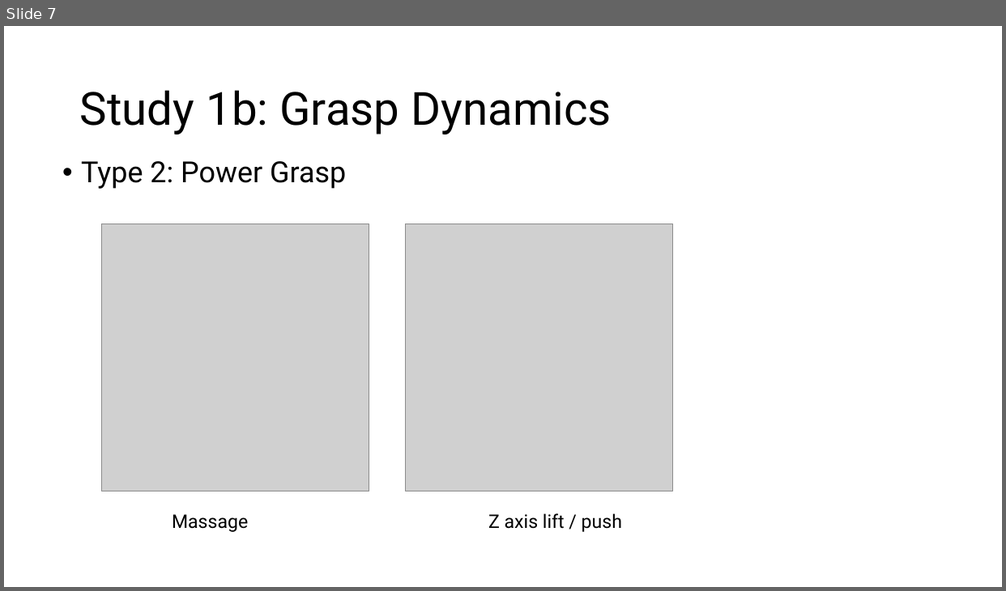
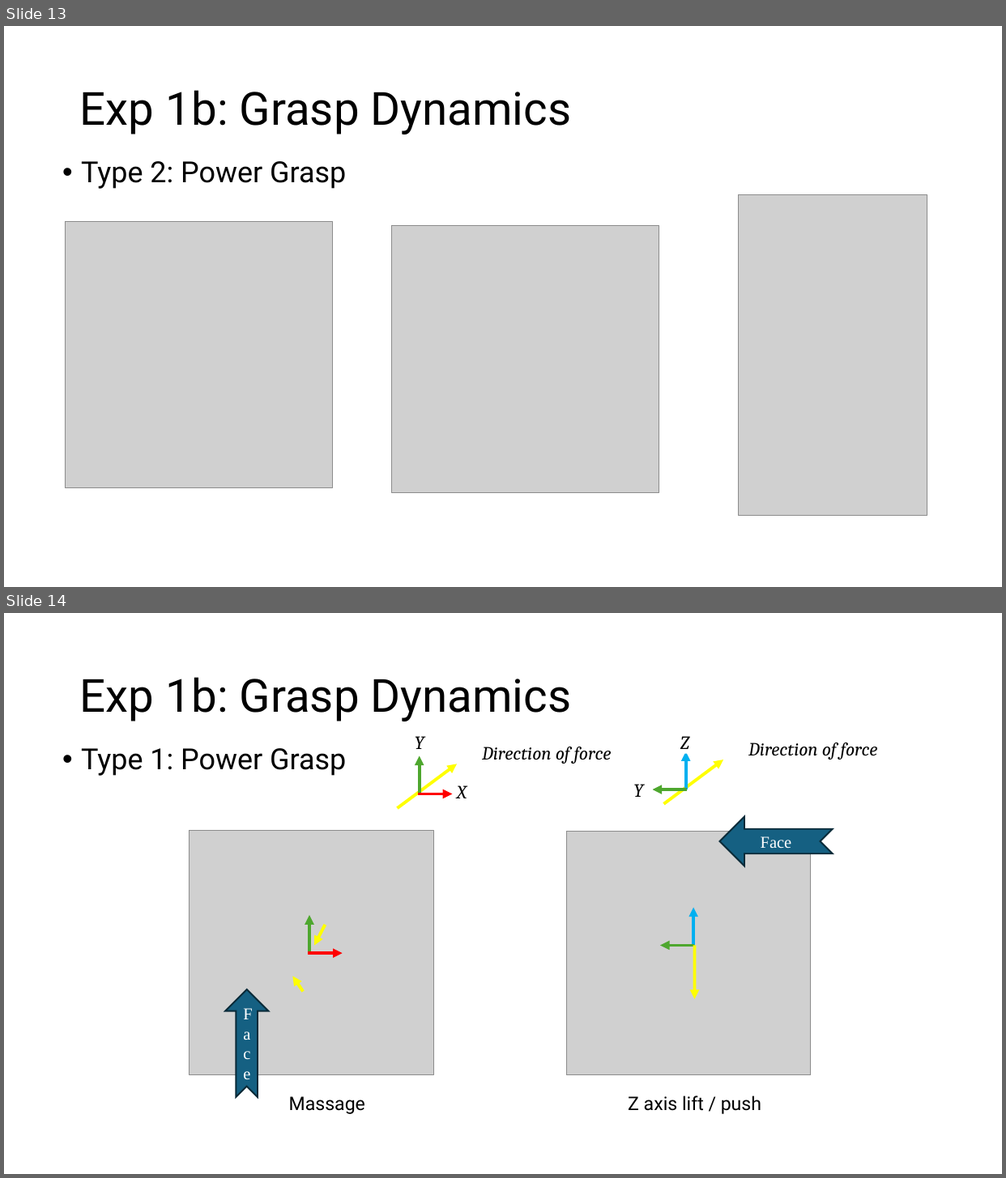
Before and after one commit to UniMelbHumanRoboticsLab/ForceMoCap, a slide deck: experiments/exp1/ForceMoCap Evaluation Protocol.pptx. Shown one above the other, each under a label of ours: slide 7 before the commit, slides 13 and 14 after it. The pictures are 1006x591 and 1006x1178 pixels, drawn with LibreOffice and Linux fonts; fonts in the diff are those of the drawing; grey boxes stand for pictures. Boxes give left, top, right and bottom in pixels: in the first picture for what was removed or moved away, otherwise in the second. Text is boxed around its words. In the diff, an @@ line names an element or a change of style, - is before the commit and + after.

```diff
--- a/experiments/exp1/ForceMoCap Evaluation Protocol.pptx
+++ b/experiments/exp1/ForceMoCap Evaluation Protocol.pptx
@@ slide 14 added at <box>4,613,1002,1174</box>, background #FFFFFF @@
@@ title added at <box>80,677,571,722</box>, 44 pt, text #000000 @@
+Exp 1b: Grasp Dynamics
@@ text added at <box>81,748,346,776</box>, 28 pt, text #000000 @@
+• Type 1: Power Grasp
@@ group added at <box>397,736,612,808</box>: 3 arrows, 3 texts @@
+Y
+X
+Direction of force
@@ group added at <box>633,736,878,804</box>: 3 arrows, 3 texts @@
+Z
+Y
+Direction of force
@@ picture added at <box>189,831,434,1076</box> @@
@@ notched right arrow added at <box>720,816,833,866</box>, fill #156082, outline #092A39 1.5 pt, 16 pt, text #FFFFFF @@
+Face
@@ picture added at <box>566,832,810,1076</box> @@
@@ arrow added from (309, 954) to (309, 915), #4EA72E 3 pt @@
@@ arrow added from (325, 925) to (315, 945), #FFFF00 3 pt @@
@@ arrow added from (693, 945) to (693, 908), #00B0F0 3 pt @@
@@ arrow added from (695, 945) to (661, 945), #4EA72E 3 pt @@
@@ arrow added from (695, 945) to (695, 999), #FFFF00 3 pt @@
@@ arrow added from (303, 992) to (293, 976), #FFFF00 3 pt @@
@@ arrow added from (308, 954) to (343, 954), #FF0000 3 pt @@
@@ notched right arrow added at <box>225,990,268,1097</box>, fill #156082, outline #092A39 1.5 pt, 16 pt, text #FFFFFF @@
+Face
@@ text added at <box>289,1097,365,1114</box>, 18 pt, text #000000 @@
+Massage
@@ text added at <box>628,1096,761,1114</box>, 18 pt, text #000000 @@
+Z axis lift / push
@@ what was slide 7 is now slide 13 @@
@@ slide 13 changed as well @@
@@ title at <box>80,90,571,135</box>: text changed @@
-Study 1b: Grasp Dynamics
+Exp 1b: Grasp Dynamics
@@ picture added at <box>738,194,927,515</box> @@
@@ picture at <box>66,221,333,489</box>: rotation 0 to 180 degrees @@
@@ picture: place and size @@
-picture at <box>406,224,673,491</box>
+picture at <box>392,226,659,493</box>
@@ text removed at <box>172,514,248,532</box> @@
-Massage
@@ text removed at <box>488,514,622,532</box> @@
-Z axis lift / push
```
Also in this commit, not shown: 7 other slides changed, 6 other slides added, 26 other files.
